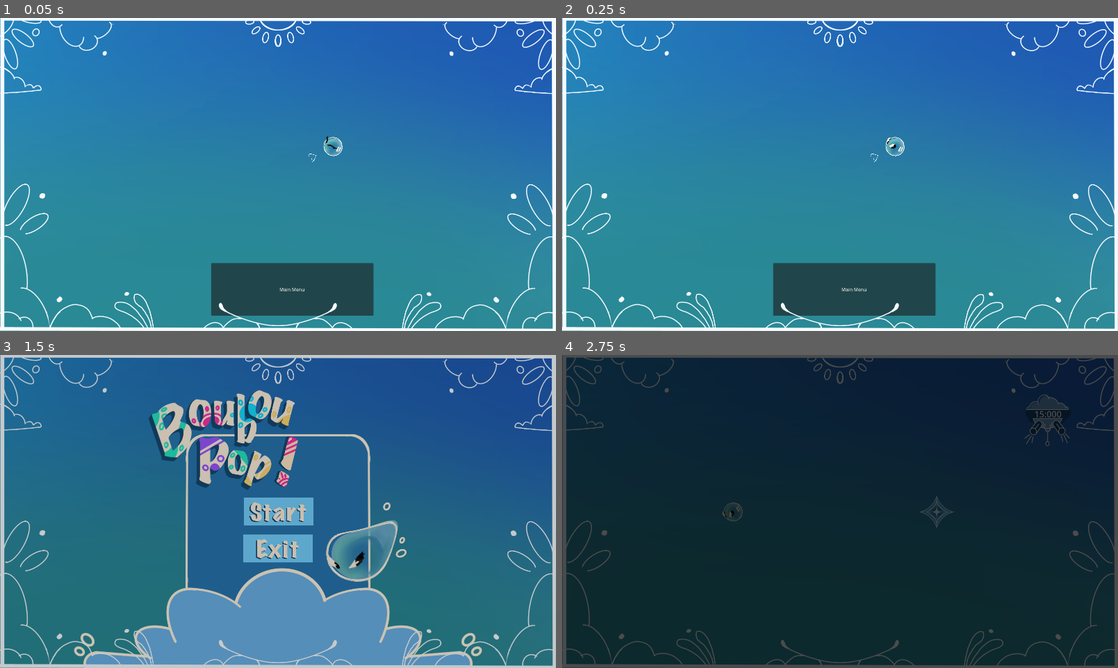
Above: before the commit, frames 1-4 (two rows, left to right).
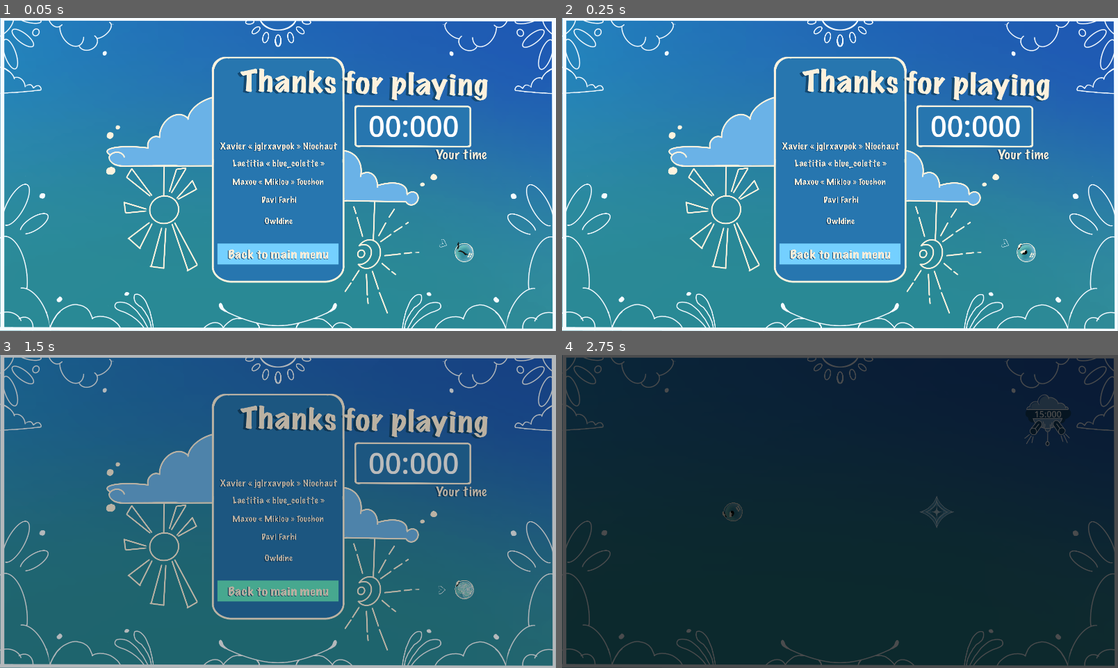
Above: after the commit, the same moments.

Repository: davifarhi/GGJ25-CrashSim-Untitled
Game: Godot game, scene res://scenes/levels/bye.tscn
Same seed, same stepped clock (60 frames per second), same inputs: the game is played once before the commit and once after it. This scene is started directly instead of the project's main scene.
Inputs (mouse positions are in pixels of both pictures, inside the frame that each line leads up to):
- Up to frame 1 (0.05 s): no input
- Up to frame 2 (0.25 s): no input
- Up to frame 3 (1.5 s): click (294, 627) at 0.5 s, where only the run before the commit has a clickable "Main Menu"; click (278, 589) at 1.27 s
- Up to frame 4 (2.75 s): click (840, 511) at 2 s

The runs differ from the first frame. In frame 1, 16% of the frame differs, in the area x 19-88%, y 12-96%; in frame 2, 16%; in frame 3, 29%, in the area x 13-88%, y 11-100%; in frame 4, nothing differs.

Commit message:
Added end screen and completion time

Diff:
--- a/ggj-crashsim-untilted/scenes/levels/bye.gd
+++ b/ggj-crashsim-untilted/scenes/levels/bye.gd
@@ -3,7 +3,18 @@
 
 # Called when the node enters the scene tree for the first time.
 func _ready() -> void:
-	print(GameManager.get_completion_time())
+	var time = GameManager.get_completion_time()
+	var rounded = floor(time)
+	var secs = int(rounded)
+	var msecs = int((time - rounded)*1000)
+
+	var str = TimerText.format_str % [secs, msecs]
+	var text = $TimerText
+
+	text.clear()
+	text.push_context()
+	text.push_color(TimerText.NORMAL_COLOR)
+	text.append_text(str)
 
 
 # Called every frame. 'delta' is the elapsed time since the previous frame.
@@ -11,5 +22,37 @@
 	pass
 
 
-func _on_main_menu_pressed() -> void:
+@onready var buttons = $ByeButtons
+var mouse_navigation = true
+
+func release_all_focus():
+	if buttons == null: return
+
+	for butt in buttons.get_children():
+		if butt != null:
+			butt.release_focus()
+
+
+func select_first_button() -> bool:
+	if buttons == null or buttons.get_child_count() == 0:
+		return false
+
+	if buttons.get_child(0) != null:
+		buttons.get_child(0).grab_focus()
+		return true
+	return false
+
+
+func _unhandled_input(event: InputEvent) -> void:
+	if event is InputEventMouseMotion:
+		if not mouse_navigation:
+			release_all_focus()
+			mouse_navigation = true
+	if event is InputEventJoypadButton or event is InputEventJoypadMotion:
+		if mouse_navigation:
+			release_all_focus()
+			mouse_navigation = !select_first_button()
+
+
+func _on_texture_button_button_click() -> void:
 	GameManager.GoToMainMenu.emit()
--- a/ggj-crashsim-untilted/scenes/levels/bye.tscn
+++ b/ggj-crashsim-untilted/scenes/levels/bye.tscn
@@ -1,24 +1,45 @@
-[gd_scene load_steps=4 format=3 uid="uid://djbu8d5lmxdd1"]
+[gd_scene load_steps=7 format=3 uid="uid://djbu8d5lmxdd1"]
 
 [ext_resource type="Script" path="res://scenes/levels/bye.gd" id="1_vm3el"]
 [ext_resource type="PackedScene" uid="uid://b6j1f4wg7fctp" path="res://scenes/Boubou.tscn" id="2_3rw3v"]
+[ext_resource type="Texture2D" uid="uid://dprsp5fhe42w6" path="res://assets/menu/menue_thanks.png" id="4_6raag"]
 [ext_resource type="PackedScene" uid="uid://cgsnmul1dmmnk" path="res://scenes/camera_2d.tscn" id="4_jyxn7"]
+[ext_resource type="PackedScene" uid="uid://5o8s6k2pnsvy" path="res://scenes/button.tscn" id="5_x1rjh"]
+[ext_resource type="Texture2D" uid="uid://bp5fbpqtqqxyd" path="res://assets/menu/BTMM.png" id="6_xy7ur"]
 
 [node name="Bye" type="Node2D"]
 script = ExtResource("1_vm3el")
 
 [node name="Boubou" parent="." instance=ExtResource("2_3rw3v")]
-position = Vector2(191, -96)
+position = Vector2(644, 270)
 rotation = 1.01578
 freeze = true
 
-[node name="Main Menu" type="Button" parent="."]
-offset_left = -231.0
-offset_top = 306.0
-offset_right = 330.0
-offset_bottom = 487.0
-text = "Main Menu"
-
 [node name="Camera2D" parent="." instance=ExtResource("4_jyxn7")]
 
-[connection signal="pressed" from="Main Menu" to="." method="_on_main_menu_pressed"]
+[node name="Sprite2D" type="Sprite2D" parent="."]
+scale = Vector2(0.5, 0.5)
+texture = ExtResource("4_6raag")
+
+[node name="TimerText" type="RichTextLabel" parent="."]
+offset_left = 299.0
+offset_top = -237.0
+offset_right = 639.0
+offset_bottom = -82.0
+theme_override_font_sizes/normal_font_size = 100
+bbcode_enabled = true
+text = "[center]12:123[/center]
+"
+
+[node name="ByeButtons" type="Node2D" parent="."]
+
+[node name="TextureButton" parent="ByeButtons" instance=ExtResource("5_x1rjh")]
+offset_left = 0.0
+offset_top = 245.0
+offset_right = 1314.0
+offset_bottom = 445.0
+scale = Vector2(0.3, 0.3)
+texture_normal = ExtResource("6_xy7ur")
+bg_scale = Vector2(7, 1.2)
+
+[connection signal="ButtonClick" from="ByeButtons/TextureButton" to="." method="_on_texture_button_button_click"]
